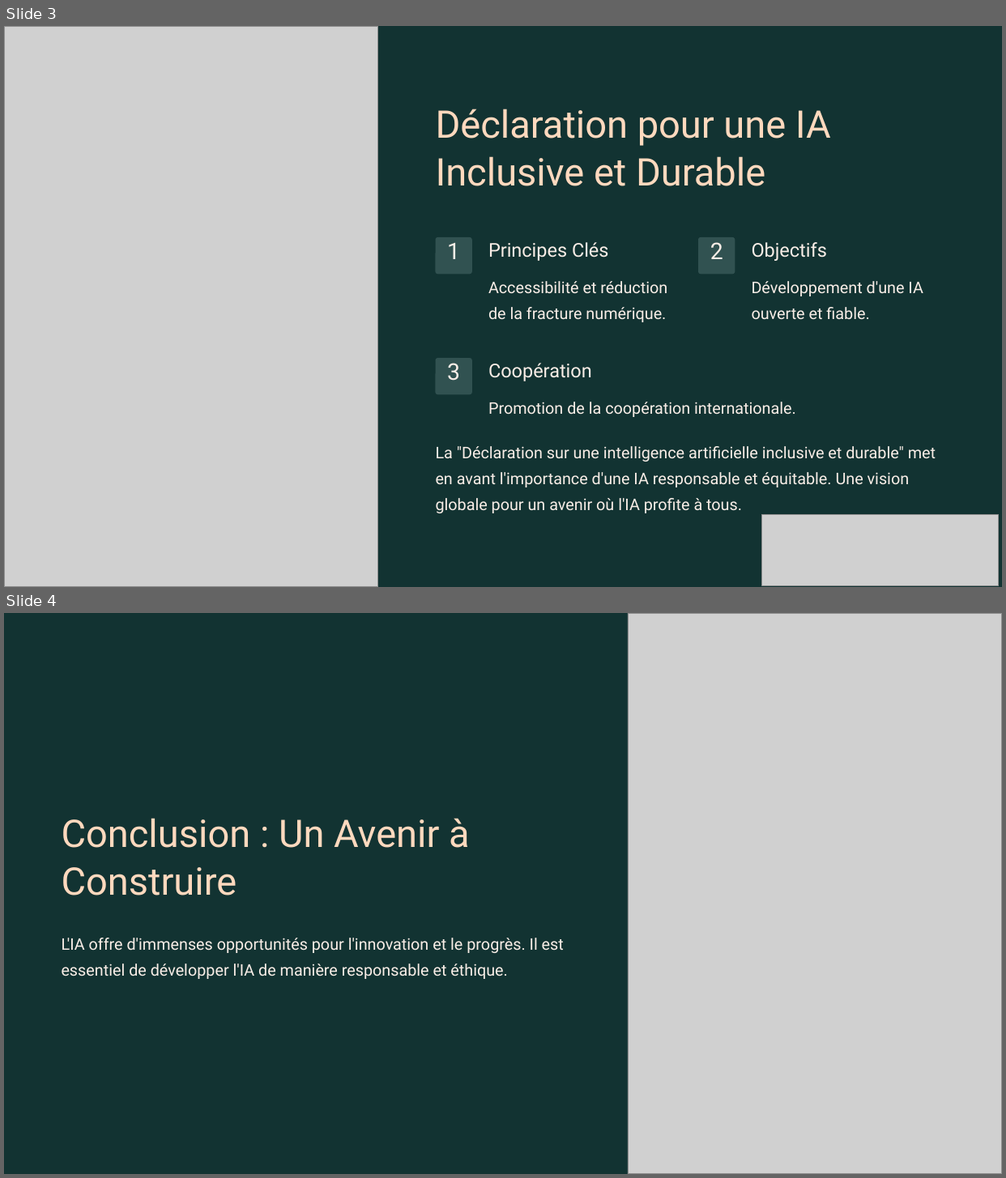
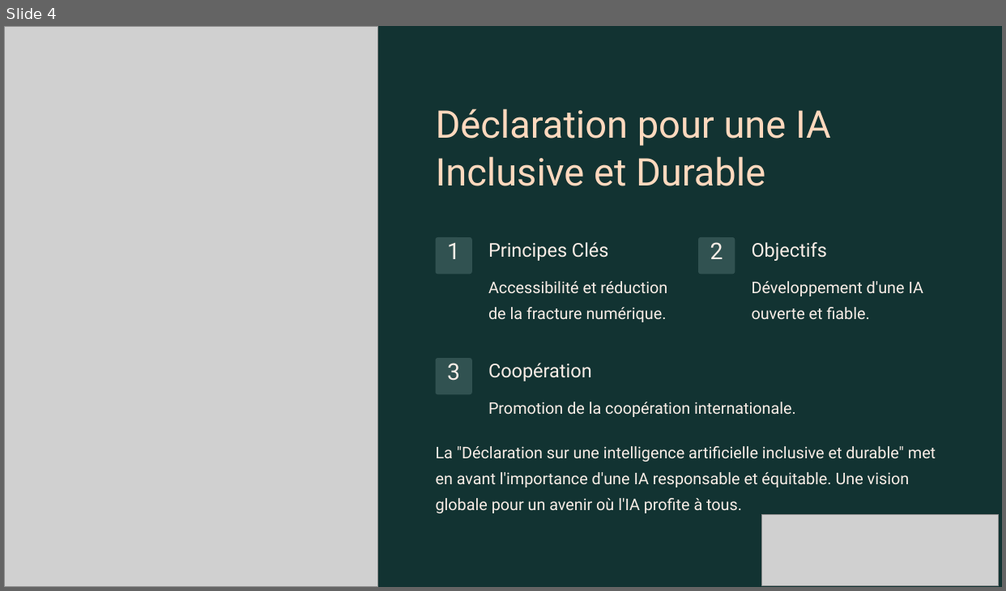
Before and after one commit to tristanrouxdev/portfolio, a slide deck: docs/assets/Les-Dernieres-Tendances-en-Intelligence-Artificielle.pptx. Shown one above the other, each under a label of ours: slides 3 and 4 before the commit, slide 4 after it. The pictures are 1006x1178 and 1006x591 pixels, drawn with LibreOffice and Linux fonts; fonts in the diff are those of the drawing; grey boxes stand for pictures; background and template pictures are left out. Boxes give left, top, right and bottom in pixels: in the first picture for what was removed or moved away, otherwise in the second. Text is boxed around its words. In the diff, an @@ line names an element or a change of style, - is before the commit and + after.

```diff
--- a/docs/assets/Les-Dernieres-Tendances-en-Intelligence-Artificielle.pptx
+++ b/docs/assets/Les-Dernieres-Tendances-en-Intelligence-Artificielle.pptx
@@ slide 4 removed at box(4, 613, 1002, 1174), background #FFFFFF; not listed: 1 template element that a slide beside it also shows @@
@@ picture removed at box(628, 613, 1002, 1174) @@
@@ text removed at box(62, 818, 470, 896) @@
-Conclusion : Un Avenir à Construire
@@ text removed at box(62, 938, 564, 979) @@
-L'IA offre d'immenses opportunités pour l'innovation et le progrès. Il est essentiel de développer l'IA de manière responsable et éthique.
@@ what was slide 3 is now slide 4 @@
```
Also in this commit, not shown: 1 slide added, 5 other files.
